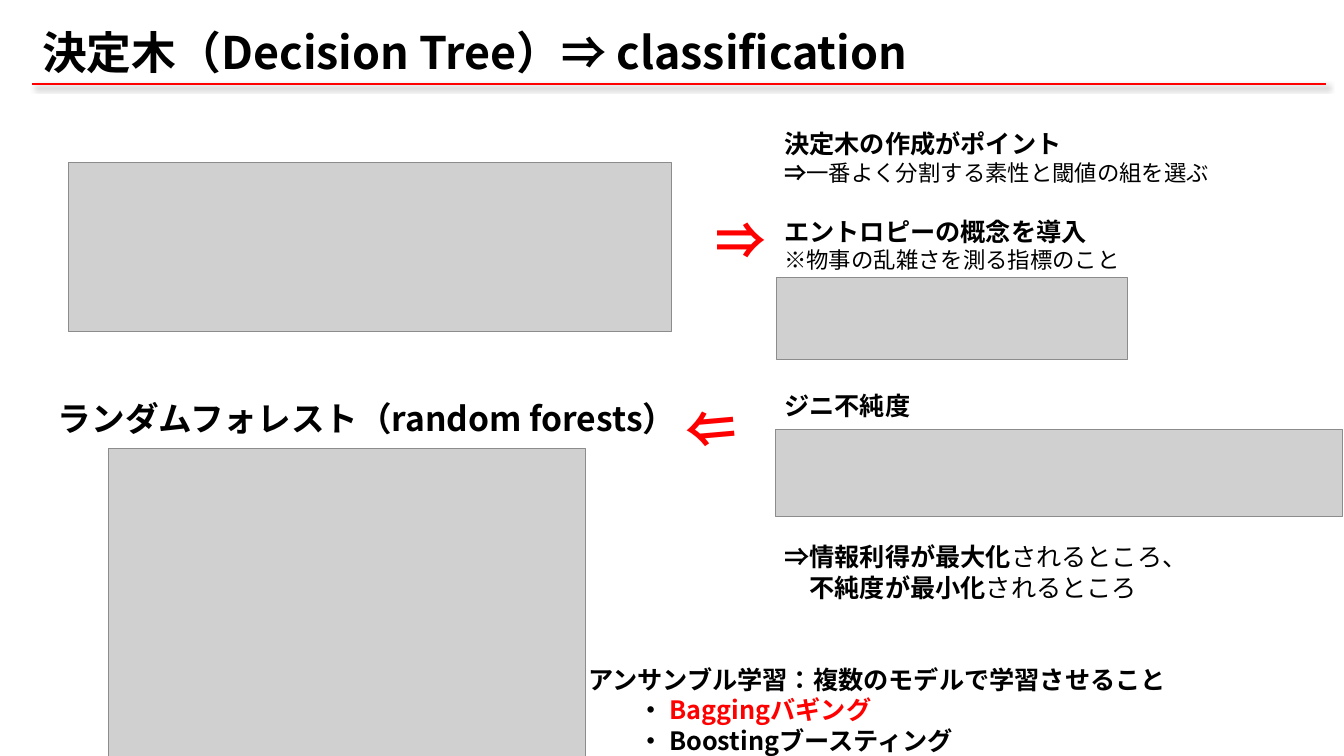
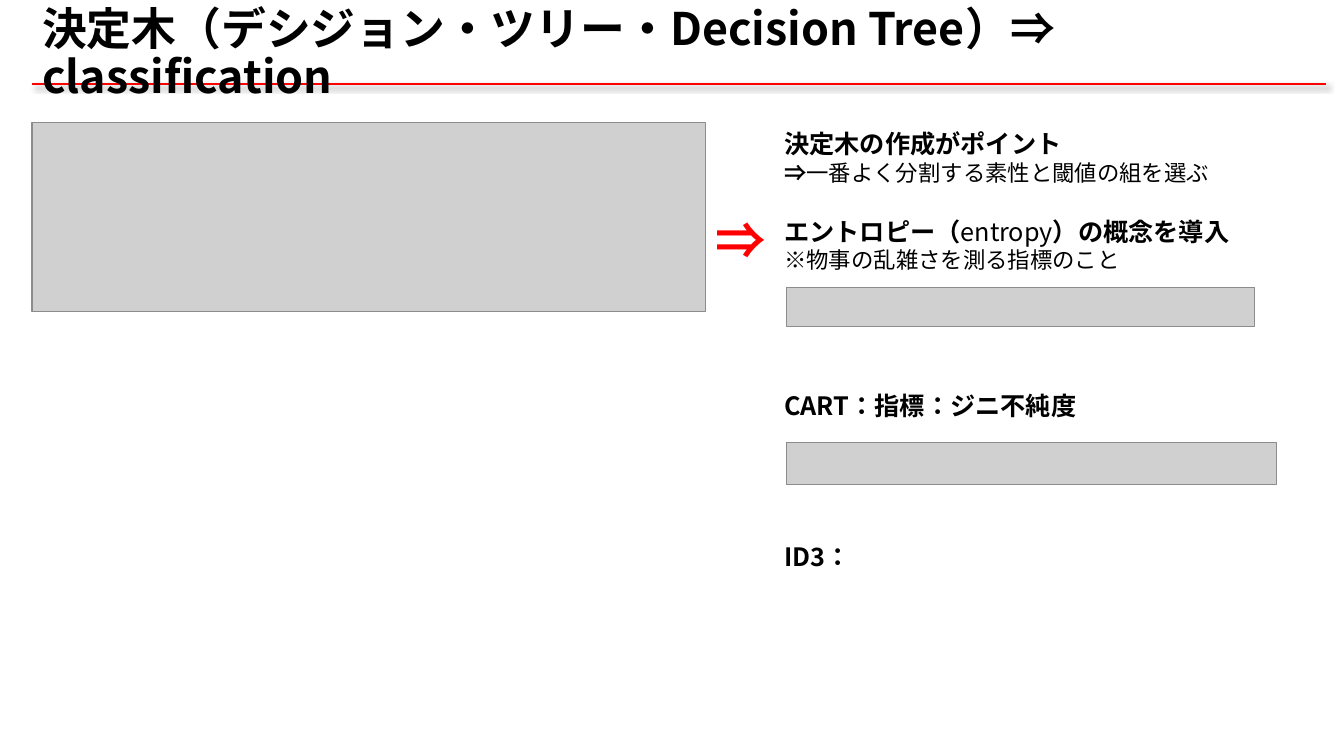
Before and after one commit to qqinxl2015/machine-learning-basic, a slide deck: slide 23 of 00_ML_start.pptx (slide 13 before the commit). Drawn at 1344x756 pixels with LibreOffice and Linux fonts; fonts in the diff are those of the drawing; grey boxes stand for pictures. Boxes give left, top, right and bottom in pixels: in the first picture for what was removed or moved away, otherwise in the second. Text is boxed around its words. In the diff, an @@ line names an element or a change of style, - is before the commit and + after.

```diff
--- a/00_ML_start.pptx
+++ b/00_ML_start.pptx
@@ title at (x1=42, y1=6, x2=1055, y2=94): text changed @@
-決定木（Decision Tree）⇒ classification
+決定木（デシジョン・ツリー・Decision Tree）⇒ classification
@@ picture resized from (x1=69, y1=162, x2=673, y2=332) to (x1=32, y1=123, x2=706, y2=312) @@
@@ text at (x1=784, y1=219, x2=1229, y2=247): text changed @@
-エントロピーの概念を導入
+エントロピー（entropy）の概念を導入
@@ picture removed at (x1=776, y1=278, x2=1128, y2=361) @@
@@ picture added at (x1=787, y1=287, x2=1255, y2=327) @@
@@ text removed at (x1=58, y1=402, x2=677, y2=435) @@
-ランダムフォレスト（random forests）
@@ text removed at (x1=662, y1=391, x2=749, y2=469) @@
-⇒
@@ text at (x1=784, y1=393, x2=1076, y2=567): text changed @@
-ジニ不純度
-⇒情報利得が最大化されるところ、
-不純度が最小化されるところ
+CART：指標：ジニ不純度
+ID3：
@@ picture removed at (x1=109, y1=449, x2=586, y2=756) @@
@@ picture removed at (x1=775, y1=430, x2=1343, y2=516) @@
@@ picture added at (x1=787, y1=443, x2=1276, y2=484) @@
@@ text removed at (x1=588, y1=667, x2=1166, y2=756) @@
-アンサンブル学習：複数のモデルで学習させること
-  ・ Baggingバギング
-  ・ Boostingブースティング
```
Also in this commit, not shown: 8 other slides changed, 13 slides added, 1 slide removed, 10 other files.
